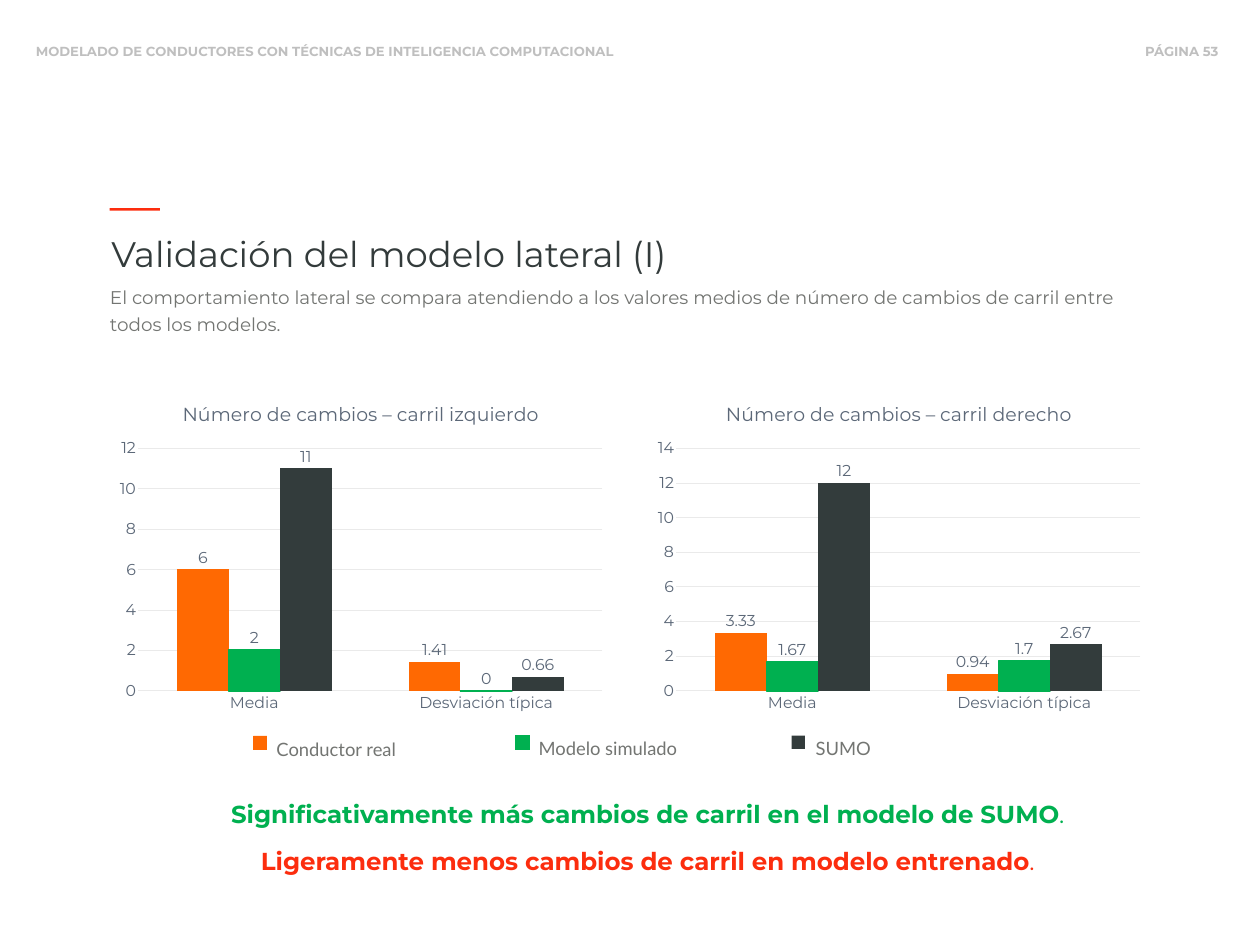
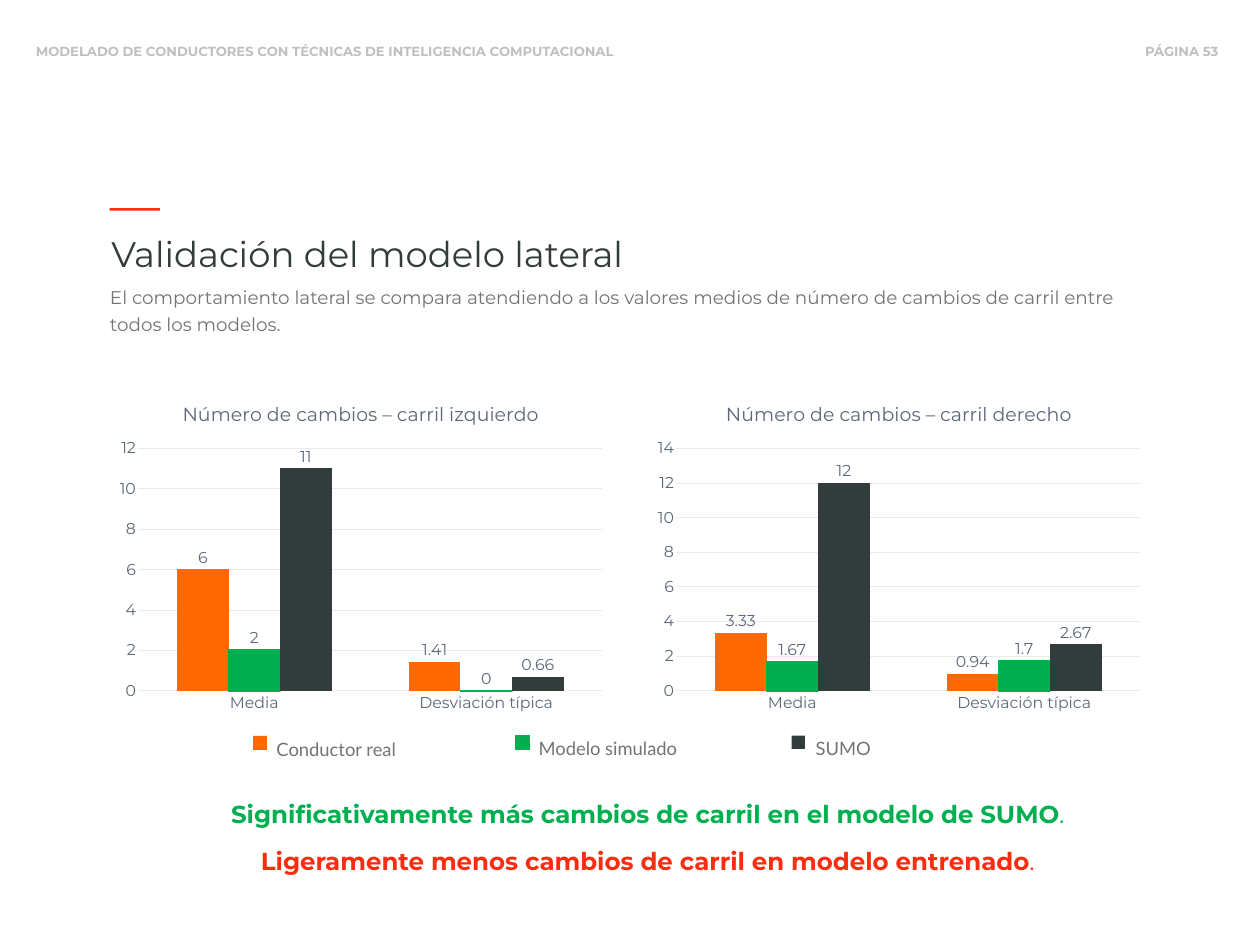
Before and after one commit to blazaid/PhD-Alberto, a slide deck: slide 53 of slides/phd-slides.pptx. Drawn at 1260x945 pixels with LibreOffice and Linux fonts; fonts in the diff are those of the drawing. Boxes give left, top, right and bottom in pixels: in the first picture for what was removed or moved away, otherwise in the second. Text is boxed around its words. In the diff, an @@ line names an element or a change of style, - is before the commit and + after.

```diff
--- a/slides/phd-slides.pptx
+++ b/slides/phd-slides.pptx
@@ text at <box>111,240,623,267</box>: text changed @@
-Validación del modelo lateral (I)
+Validación del modelo lateral
```
Also in this commit, not shown: 32 other slides changed, 4 slides added, 4 slides removed, 1 other file.
